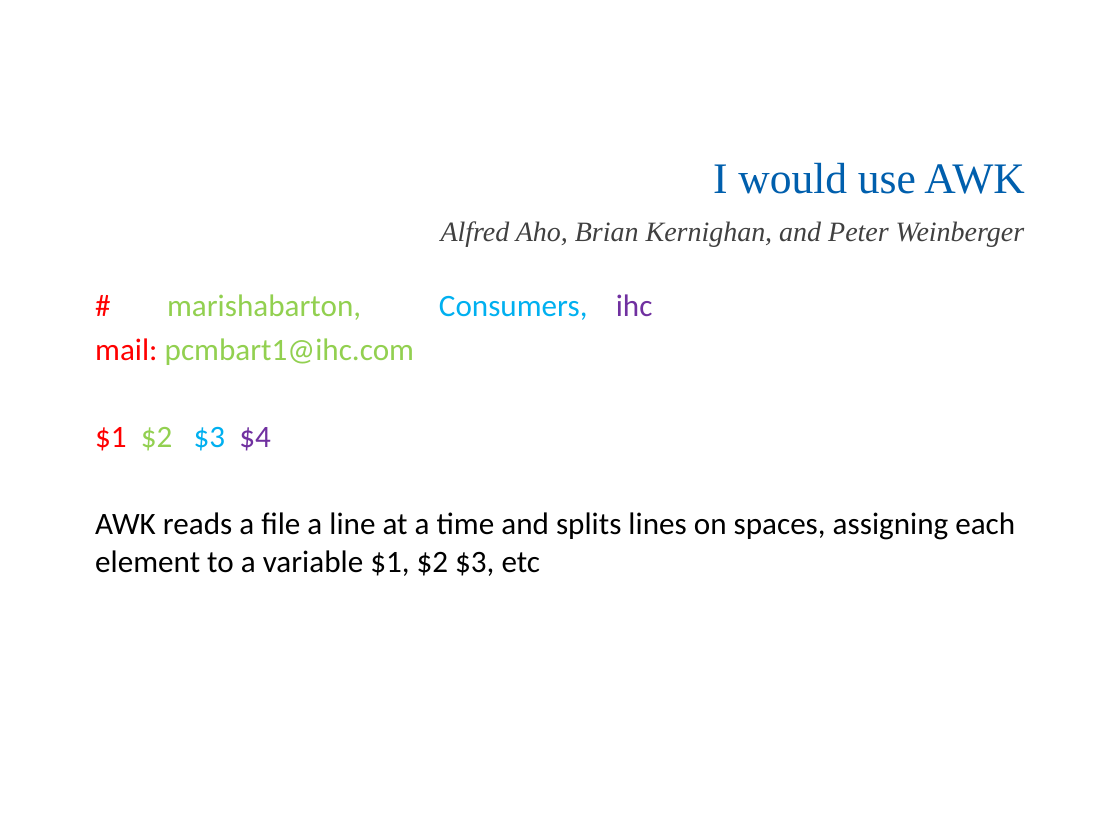
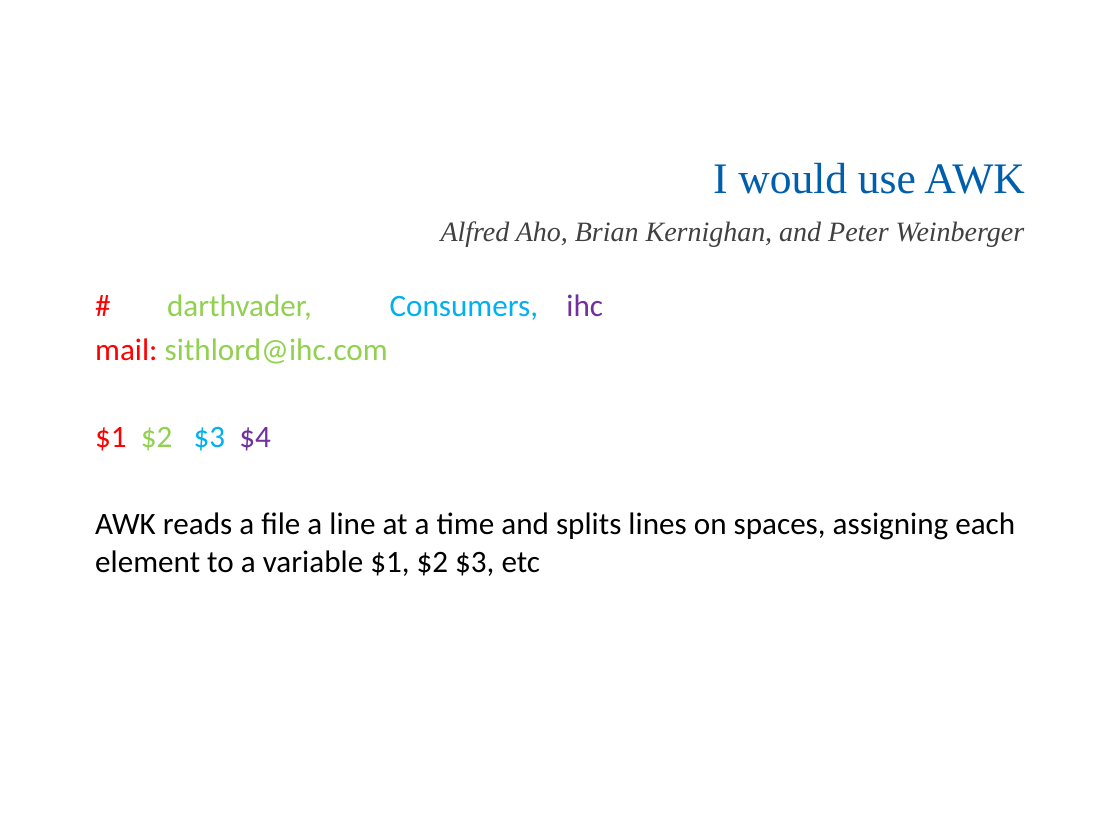
Before and after one commit to m0smith/presentations, a slide deck: slide 6 of commandlinetools/ppt/Command Line Tools.pptx. Drawn at 1120x840 pixels with LibreOffice and Linux fonts; fonts in the diff are those of the drawing; background and template pictures are left out. Boxes give left, top, right and bottom in pixels: in the first picture for what was removed or moved away, otherwise in the second. Text is boxed around its words. In the diff, an @@ line names an element or a change of style, - is before the commit and + after.

Commit message:
Added Command Line Tools ppt

```diff
--- a/commandlinetools/ppt/Command Line Tools.pptx
+++ b/commandlinetools/ppt/Command Line Tools.pptx
@@ text at box(95, 294, 603, 364): text changed @@
-# marishabarton, Consumers, ihc
-mail: pcmbart1@ihc.com
+# darthvader, Consumers, ihc
+mail: sithlord@ihc.com
```
